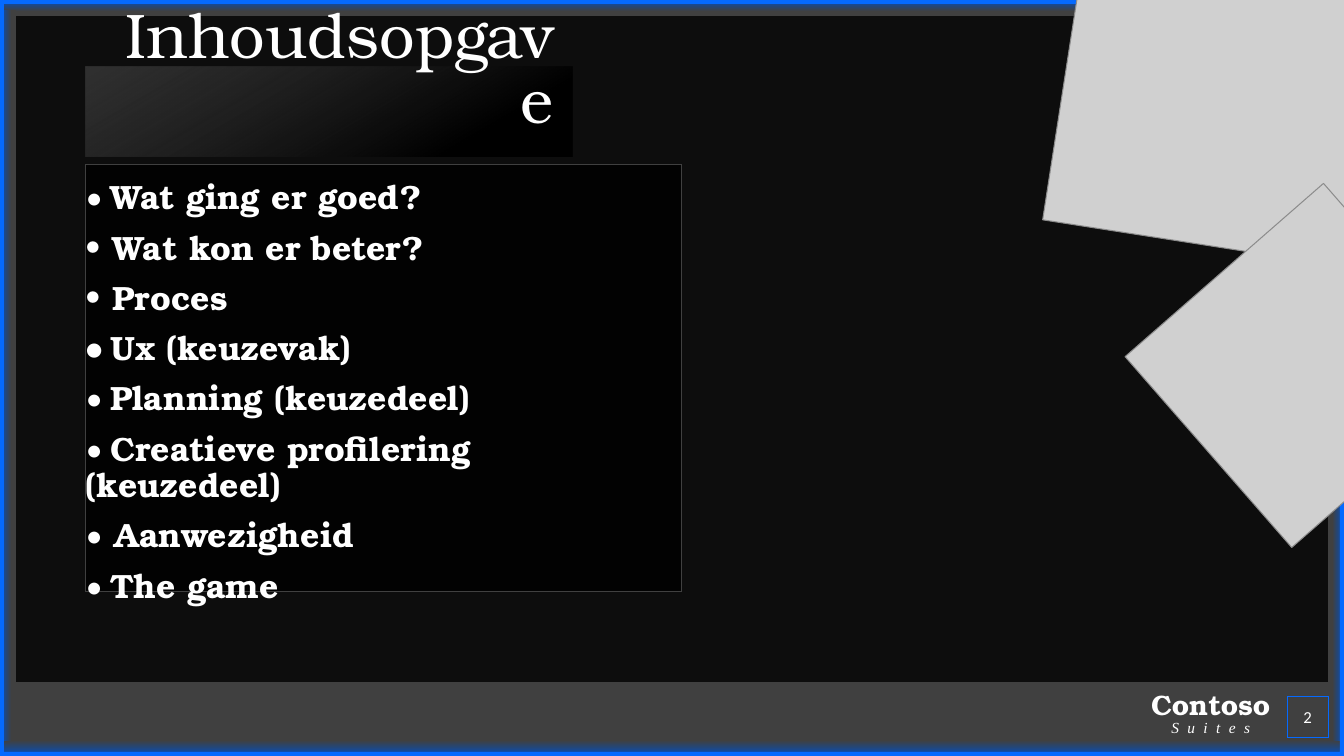
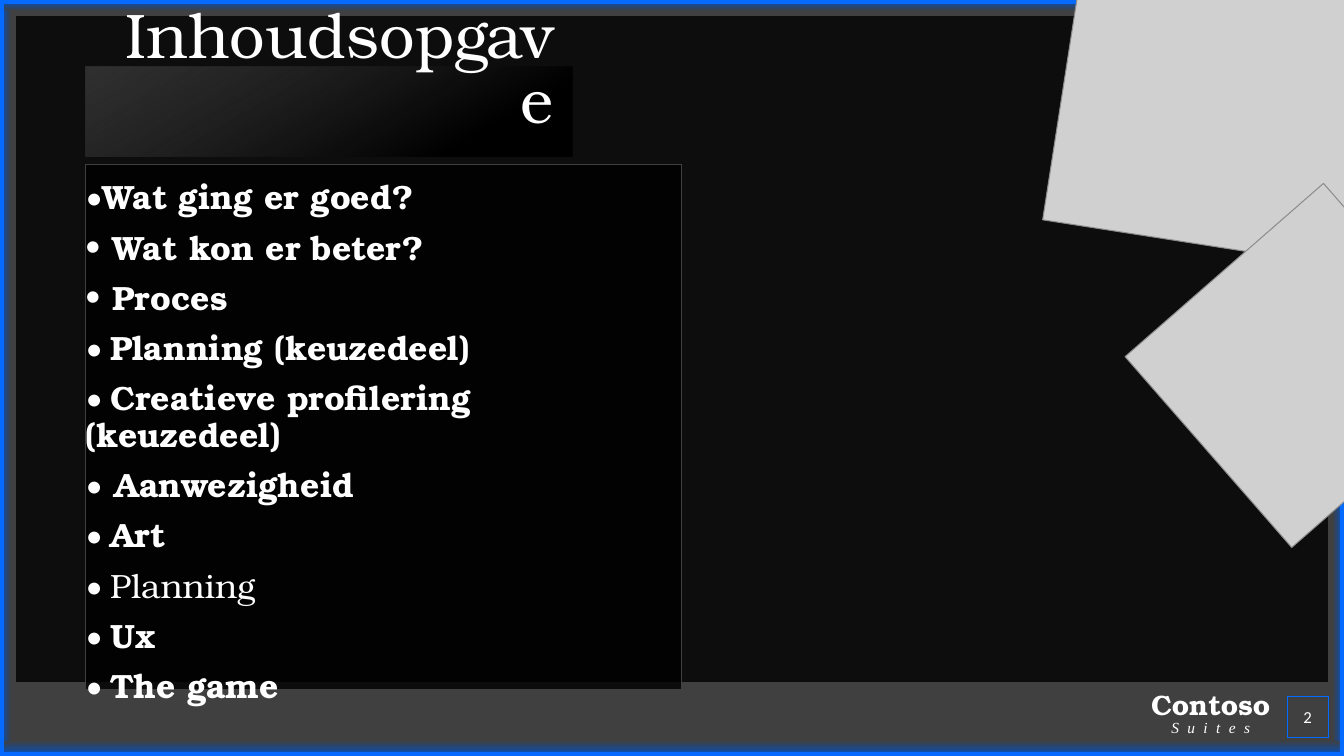
Before and after one commit to JermovGroos/Periode-1-Y2, a slide deck: slide 2 of presentatie periode 5 Jermo casper stefan.pptx. Drawn at 1344x756 pixels with LibreOffice and Linux fonts; fonts in the diff are those of the drawing; grey boxes stand for pictures; background and template pictures are left out. Boxes give left, top, right and bottom in pixels: in the first picture for what was removed or moved away, otherwise in the second. Text is boxed around its words. In the diff, an @@ line names an element or a change of style, - is before the commit and + after.

Commit message:
presentatie

```diff
--- a/presentatie periode 5 Jermo casper stefan.pptx
+++ b/presentatie periode 5 Jermo casper stefan.pptx
@@ subtitle "•Wat ging er goed?": place and size @@
-subtitle "•Wat ging er goed?" at [86,165,682,592]
+subtitle "•Wat ging er goed?" at [86,165,682,691]
@@ subtitle at [86,183,415,218]: spaces changed @@
-• Wat ging er goed?
+•Wat ging er goed?
@@ subtitle at [110,335,352,365]: paragraph removed @@
-• Ux (keuzevak)
@@ subtitle at [110,524,255,649]: paragraphs added @@
+• Art
+• Planning
+• Ux
```
